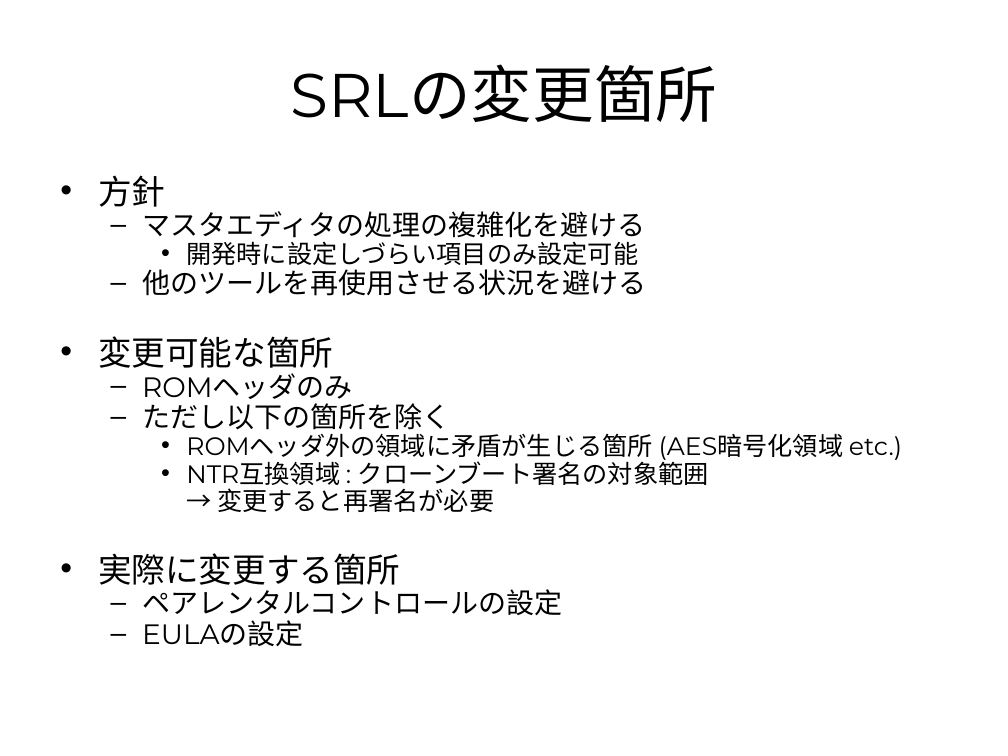
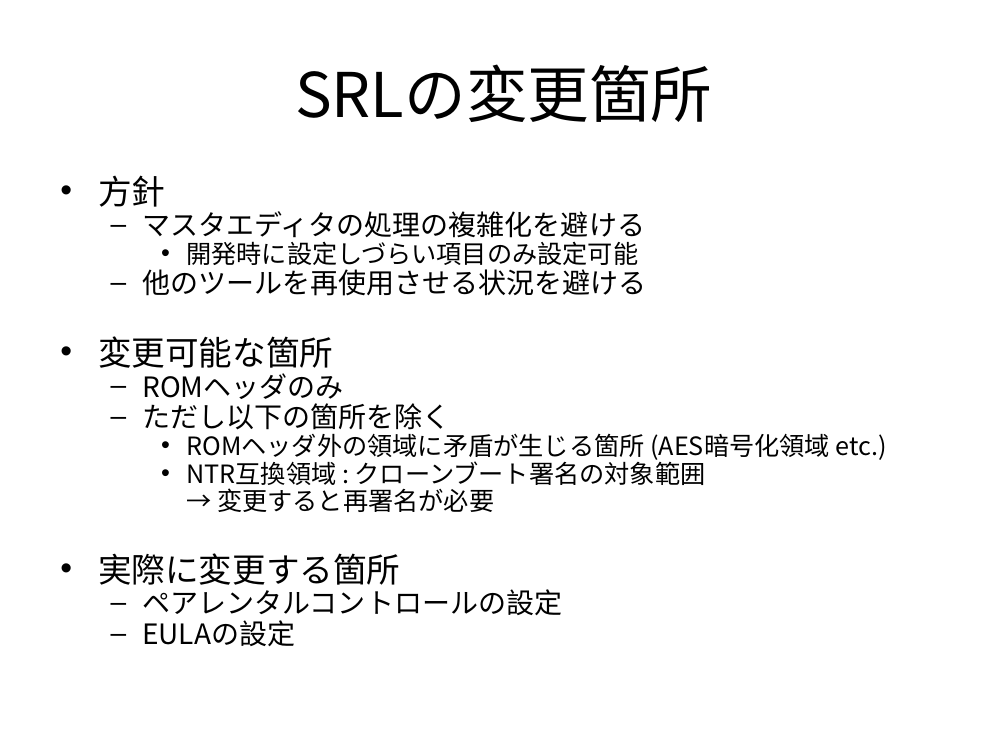
Before and after one commit to rvtr/TwlIPL, a slide deck: slide 5 of docs/マスタエディタ/マスタエディタ簡易仕様書.ppt. Drawn at 1008x756 pixels with LibreOffice and Linux fonts; fonts in the diff are those of the drawing. Boxes give left, top, right and bottom in pixels: in the first picture for what was removed or moved away, otherwise in the second. Text is boxed around its words. In the diff, an @@ line names an element or a change of style, - is before the commit and + after.

Commit message:
マスタエディタ:ドキュメント更新。クラス図ほか。

```diff
--- a/docs/マスタエディタ/マスタエディタ簡易仕様書.ppt
+++ b/docs/マスタエディタ/マスタエディタ簡易仕様書.ppt
@@ title "SRLの変更箇所" at box(295, 64, 712, 122): font Montserrat to Noto Sans CJK JP @@
@@ text "方針" at box(98, 175, 887, 646): font Montserrat to Noto Sans CJK JP @@
```
Also in this commit, not shown: 3 other slides changed, 2 other files.
